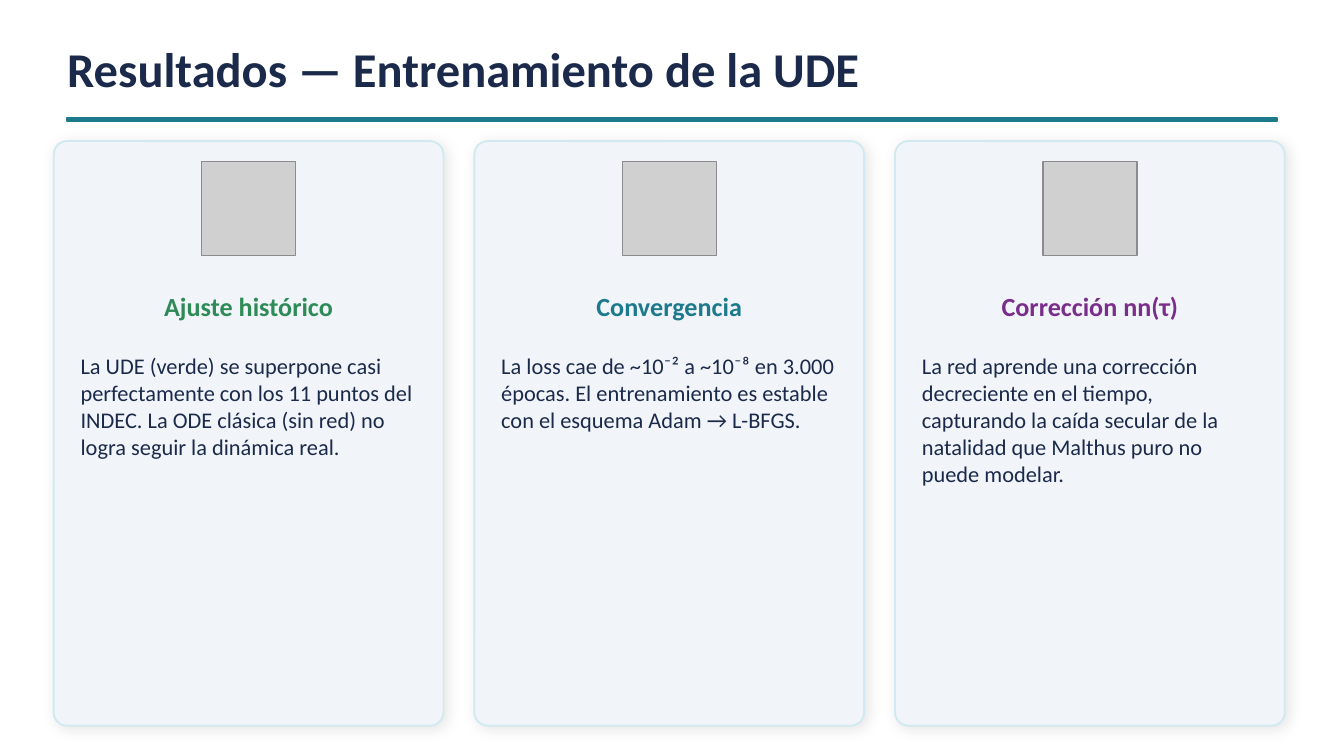
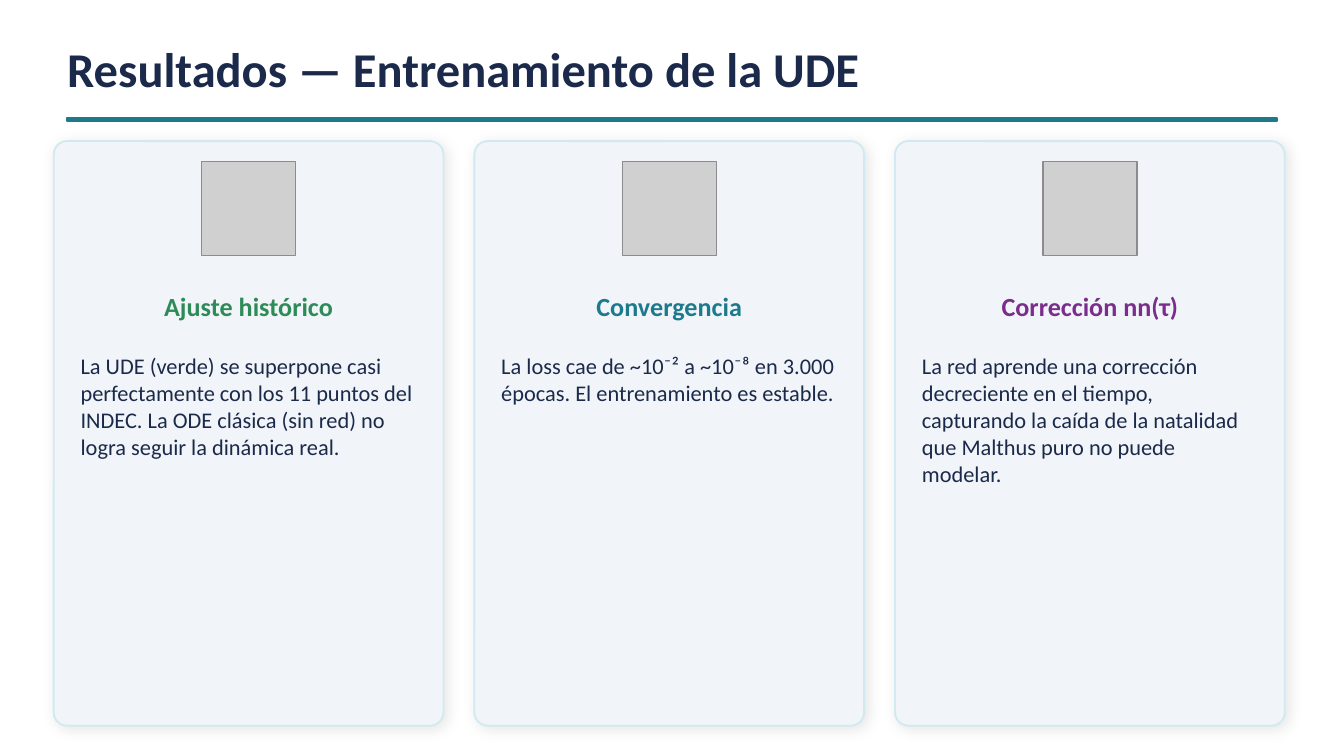
Before and after one commit to matias258/Analisis-sobre-Dinamicas-Demograficas-Argentinas-Mediante-UDE, a slide deck: slide 11 of UDE_Argentina_2050.pptx. Drawn at 1344x756 pixels with LibreOffice and Linux fonts; fonts in the diff are those of the drawing; grey boxes stand for pictures. Boxes give left, top, right and bottom in pixels: in the first picture for what was removed or moved away, otherwise in the second. Text is boxed around its words. In the diff, an @@ line names an element or a change of style, - is before the commit and + after.

Commit message:
ppt

```diff
--- a/UDE_Argentina_2050.pptx
+++ b/UDE_Argentina_2050.pptx
@@ text at bbox=[501, 356, 834, 405]: text changed @@
-La loss cae de ~10⁻² a ~10⁻⁸ en 3.000 épocas. El entrenamiento es estable con el esquema Adam → L-BFGS.
+La loss cae de ~10⁻² a ~10⁻⁸ en 3.000 épocas. El entrenamiento es estable.
@@ text at bbox=[922, 358, 1238, 482]: text changed @@
-La red aprende una corrección decreciente en el tiempo, capturando la caída secular de la natalidad que Malthus puro no puede modelar.
+La red aprende una corrección decreciente en el tiempo, capturando la caída de la natalidad que Malthus puro no puede modelar.
```
Also in this commit, not shown: 1 slide added, 1 slide removed.
